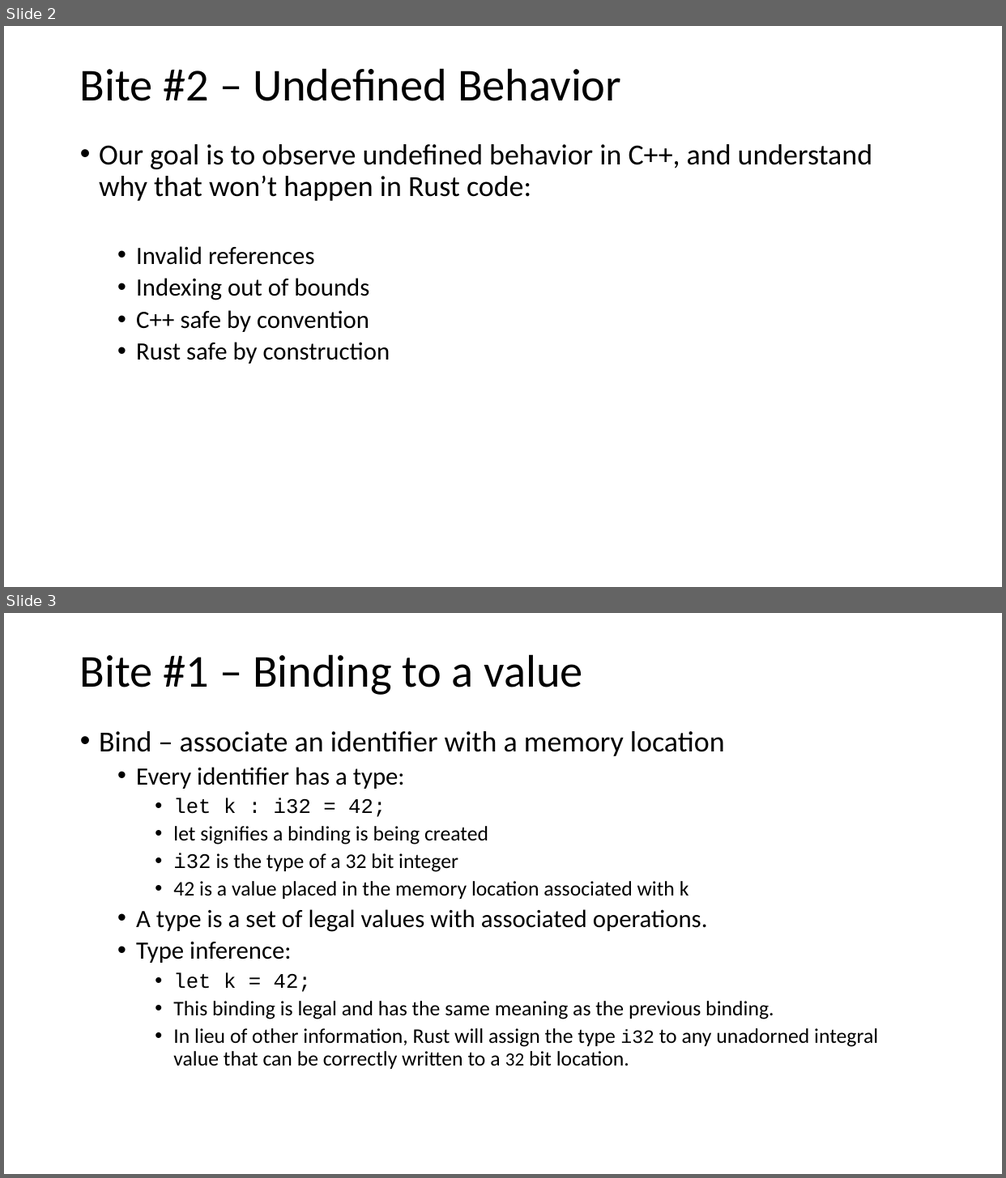
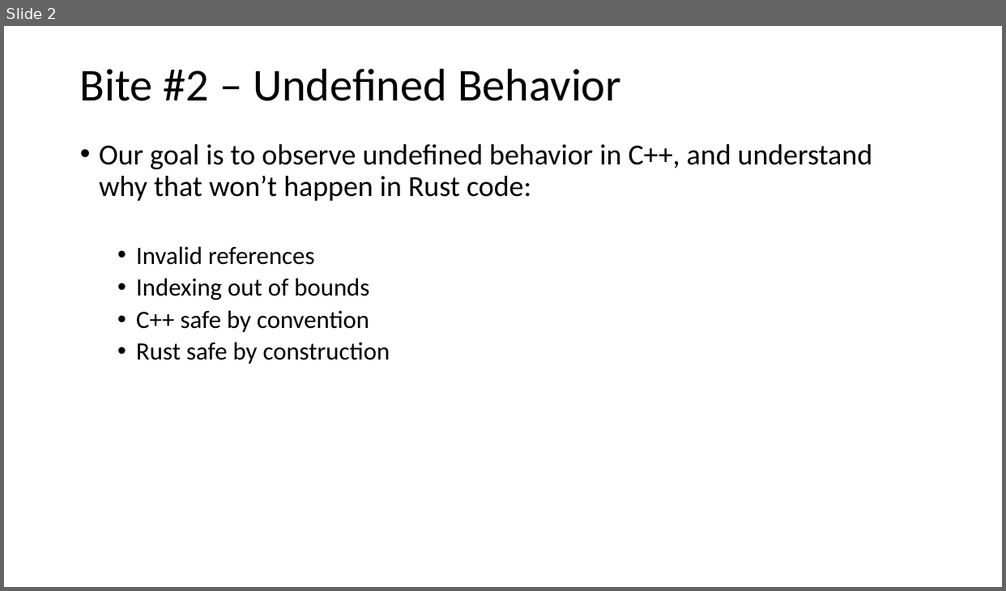
Before and after one commit to JimFawcett/JimFawcett.github.io, a slide deck: Resources/ConsumingRustBite2.pptx. Shown one above the other, each under a label of ours: slides 2 and 3 before the commit, slide 2 after it. The pictures are 1006x1178 and 1006x591 pixels, drawn with LibreOffice and Linux fonts; fonts in the diff are those of the drawing. Boxes give left, top, right and bottom in pixels: in the first picture for what was removed or moved away, otherwise in the second. Text is boxed around its words. In the diff, an @@ line names an element or a change of style, - is before the commit and + after.

Commit message:
added Bite2

```diff
--- a/Resources/ConsumingRustBite2.pptx
+++ b/Resources/ConsumingRustBite2.pptx
@@ slide 3 removed at [4, 613, 1002, 1174], background #FFFFFF @@
@@ title removed at [80, 654, 582, 695] @@
-Bite #1 – Binding to a value
@@ text removed at [99, 731, 878, 1069] @@
-• Bind – associate an identifier with a memory location
-  • Every identifier has a type:
-    • let k : i32 = 42;
-    • let signifies a binding is being created
-    • i32 is the type of a 32 bit integer
-    • 42 is a value placed in the memory location associated with k
-  • A type is a set of legal values with associated operations.
-  • Type inference:
-    • let k = 42;
-    • This binding is legal and has the same meaning as the previous binding.
-    • In lieu of other information, Rust will assign the type i32 to any unadorned integral value that can be correctly written to a 32 bit location.
```
Also in this commit, not shown: 3 slides changed, 7 slides added, 4 other slides removed, 1 other file.
